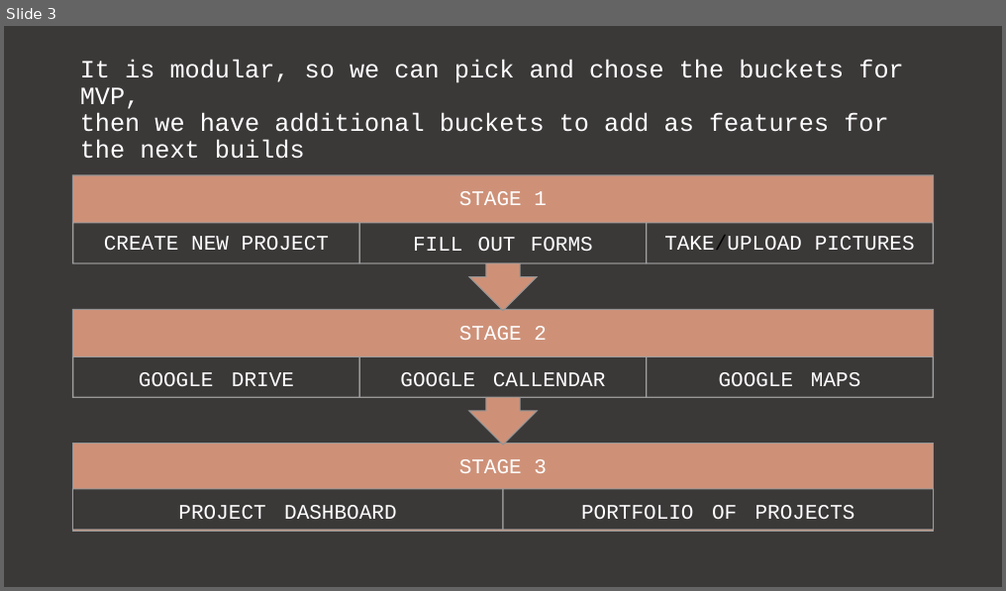
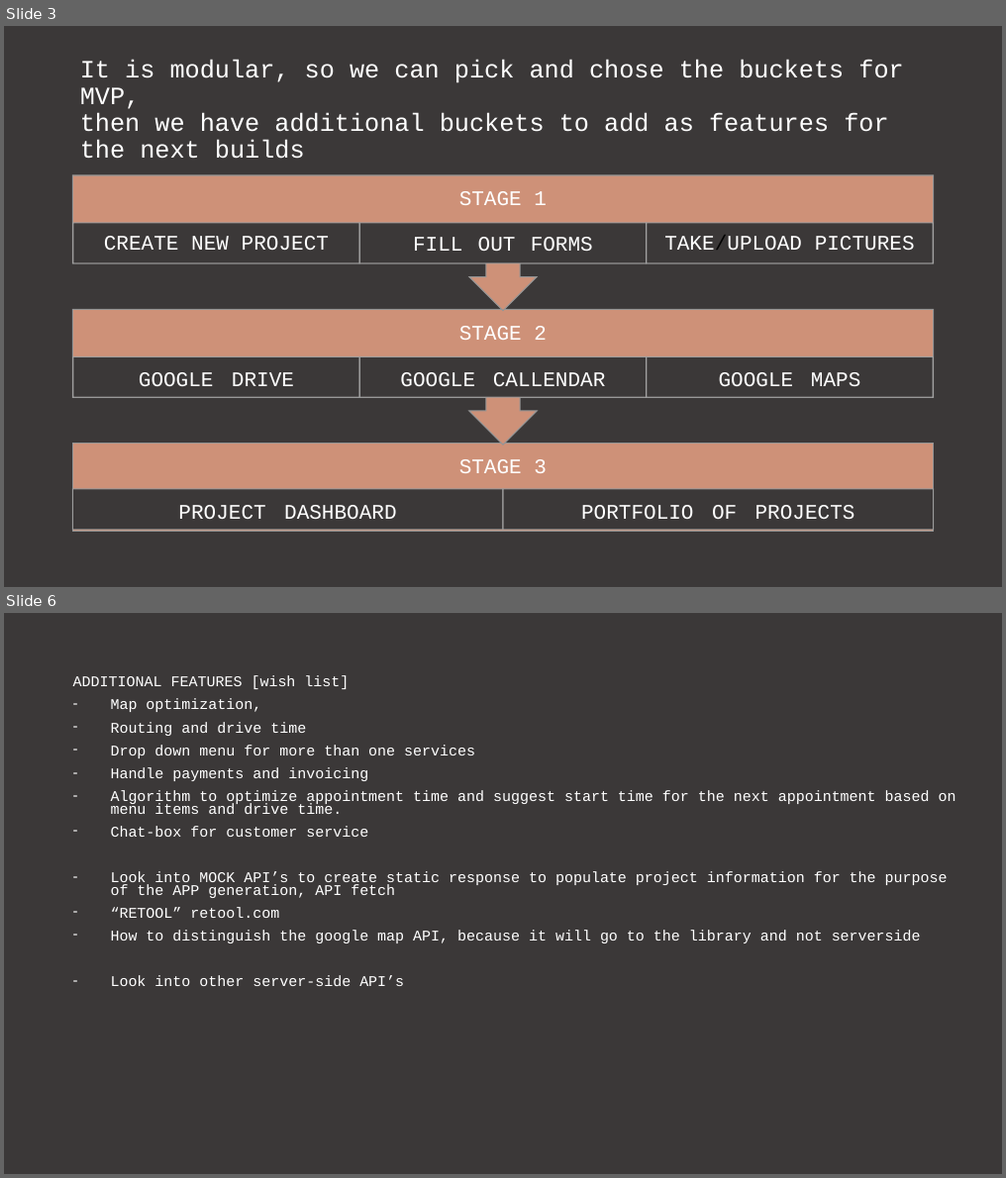
Before and after one commit to dinozio-design/CRM-lite, a slide deck: presentation/CRM - LITE.pptx. Shown one above the other, each under a label of ours: slide 3 before the commit, slides 3 and 6 after it; the slides between them are not shown. The pictures are 1006x591 and 1006x1178 pixels, drawn with LibreOffice and Linux fonts; fonts in the diff are those of the drawing. Boxes give left, top, right and bottom in pixels: in the first picture for what was removed or moved away, otherwise in the second. Text is boxed around its words. In the diff, an @@ line names an element or a change of style, - is before the commit and + after.

```diff
--- a/presentation/CRM - LITE.pptx
+++ b/presentation/CRM - LITE.pptx
@@ slide 6 added at (x1=4, y1=613, x2=1002, y2=1174), background #3B3838 @@
@@ text added at (x1=73, y1=675, x2=956, y2=986), 14.3 pt, text #FFFFFF @@
+ADDITIONAL FEATURES [wish list]
+– Map optimization,
+– Routing and drive time
+– Drop down menu for more than one services
+– Handle payments and invoicing
+– Algorithm to optimize appointment time and suggest start time for the next appointment based on menu items and drive time.
+– Chat-box for customer service
+– Look into MOCK API’s to create static response to populate project information for the purpose of the APP generation, API fetch
+– “RETOOL” retool.com
+– How to distinguish the google map API, because it will go to the library and not serverside
+– Look into other server-side API’s
```
Also in this commit, not shown: 3 other slides added, 1 other file.
